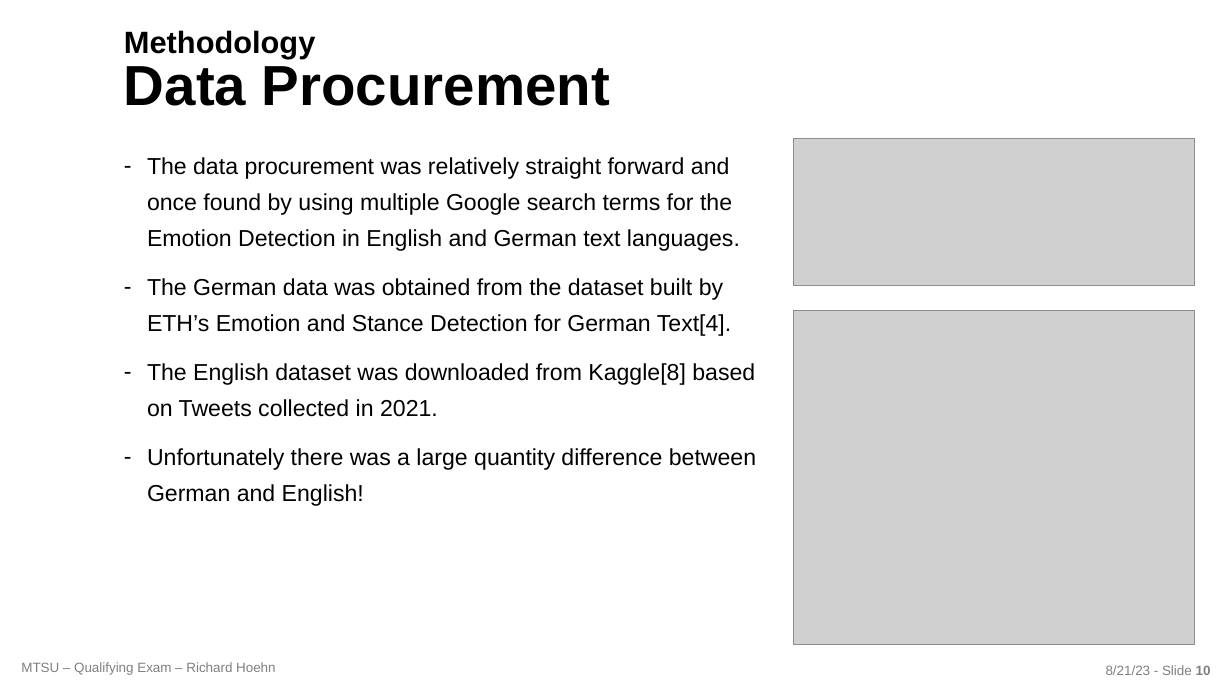
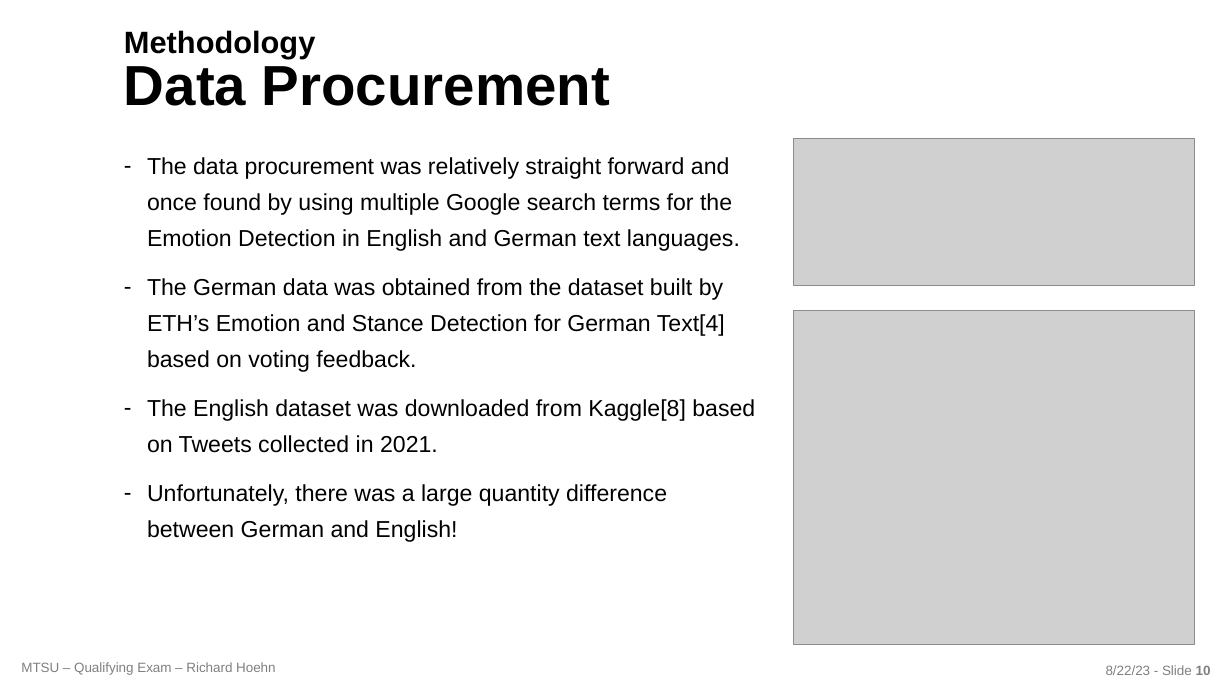
Before and after one commit to richardhoehn/mtsu.coms.qualifying-exam, a slide deck: slide 10 of presentation/COMS_Qualifying_Exam-2023-08-21.pptx. Drawn at 1232x693 pixels with LibreOffice and Linux fonts; fonts in the diff are those of the drawing; grey boxes stand for pictures; background and template pictures are left out. Boxes give left, top, right and bottom in pixels: in the first picture for what was removed or moved away, otherwise in the second. Text is boxed around its words. In the diff, an @@ line names an element or a change of style, - is before the commit and + after.

```diff
--- a/presentation/COMS_Qualifying_Exam-2023-08-21.pptx
+++ b/presentation/COMS_Qualifying_Exam-2023-08-21.pptx
@@ text at bbox=[147, 278, 725, 372]: text changed @@
-– The German data was obtained from the dataset built by ETH’s Emotion and Stance Detection for German Text[4].
+– The German data was obtained from the dataset built by ETH’s Emotion and Stance Detection for German Text[4] based on voting feedback.
@@ text at bbox=[147, 484, 667, 542]: text changed @@
-– Unfortunately there was a large quantity difference between German and English!
+– Unfortunately, there was a large quantity difference between German and English!
@@ text at bbox=[1106, 665, 1211, 675]: text changed @@
-8/21/23 - Slide 10
+8/22/23 - Slide 10
```
Also in this commit, not shown: 16 other slides changed, 1 slide added, 5 other files.
